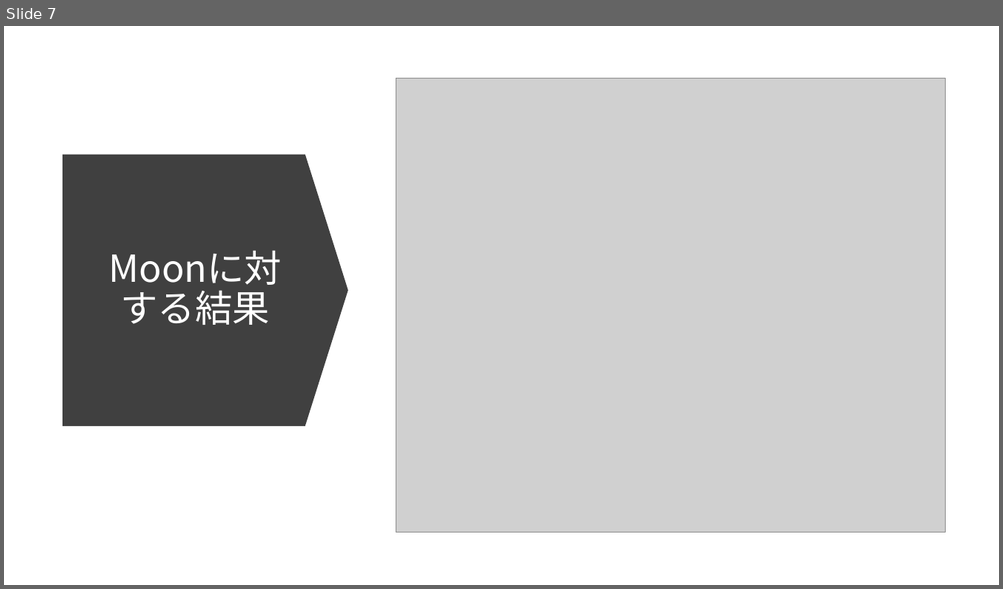
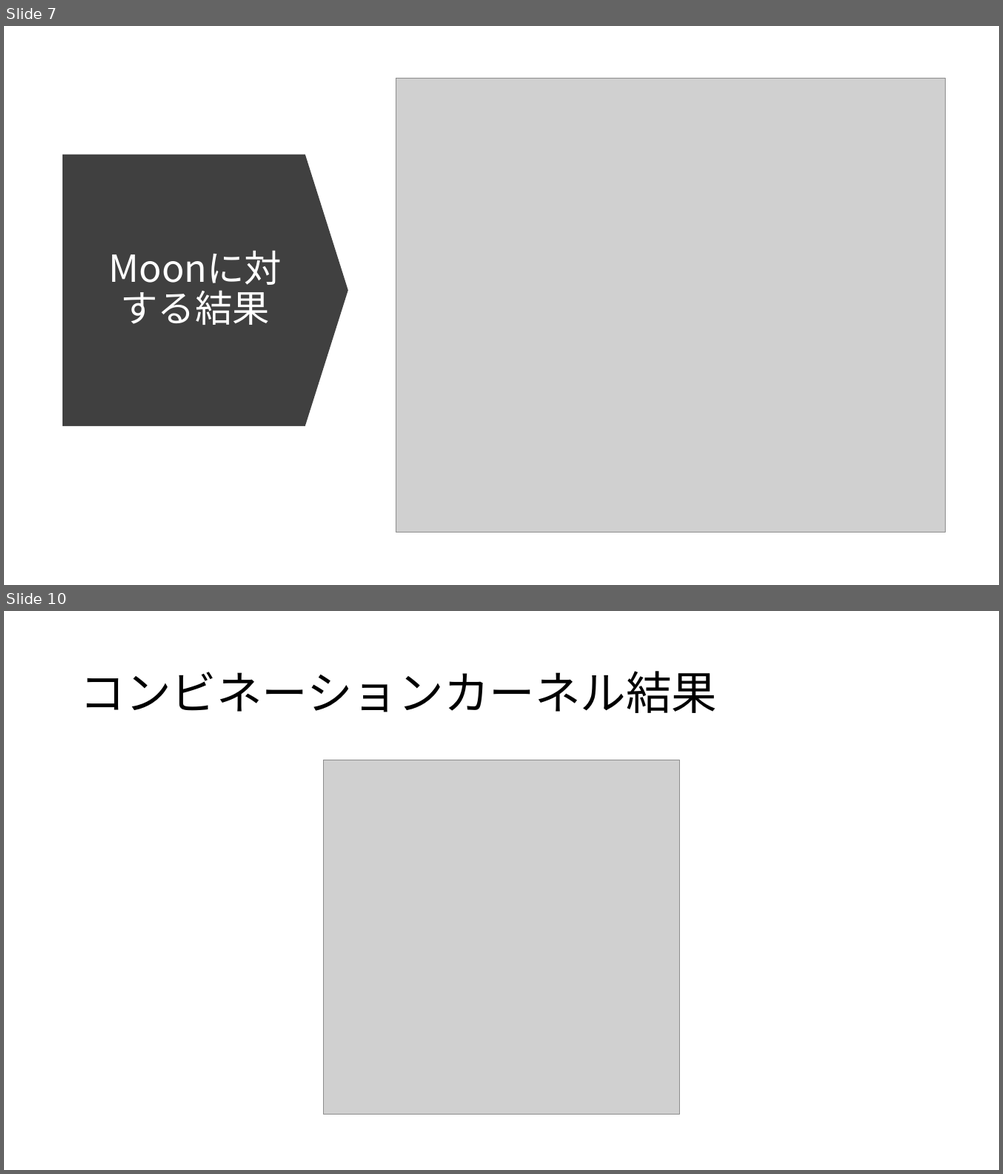
Before and after one commit to daidai-su/mySVM, a slide deck: デモスライド.pptx. Shown one above the other, each under a label of ours: slide 7 before the commit, slides 7 and 10 after it; the slides between them are not shown. The pictures are 1003x589 and 1003x1174 pixels, drawn with LibreOffice and Linux fonts; fonts in the diff are those of the drawing; grey boxes stand for pictures. Boxes give left, top, right and bottom in pixels: in the first picture for what was removed or moved away, otherwise in the second. Text is boxed around its words. In the diff, an @@ line names an element or a change of style, - is before the commit and + after.

```diff
--- a/デモスライド.pptx
+++ b/デモスライド.pptx
@@ slide 10 added at bbox=[4, 611, 999, 1170], background #FFFFFF @@
@@ title added at bbox=[79, 671, 717, 713], 44 pt, text #000000 @@
+コンビネーションカーネル結果
@@ picture added at bbox=[324, 760, 680, 1116] @@
```
Also in this commit, not shown: 8 other slides added, 1 slide removed.
